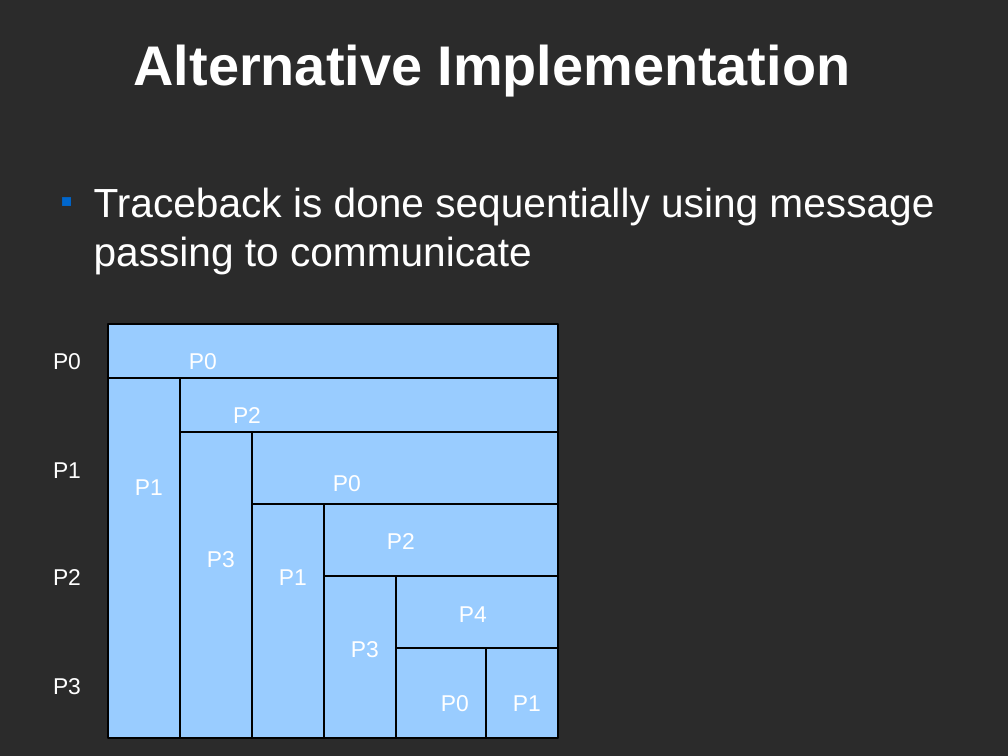
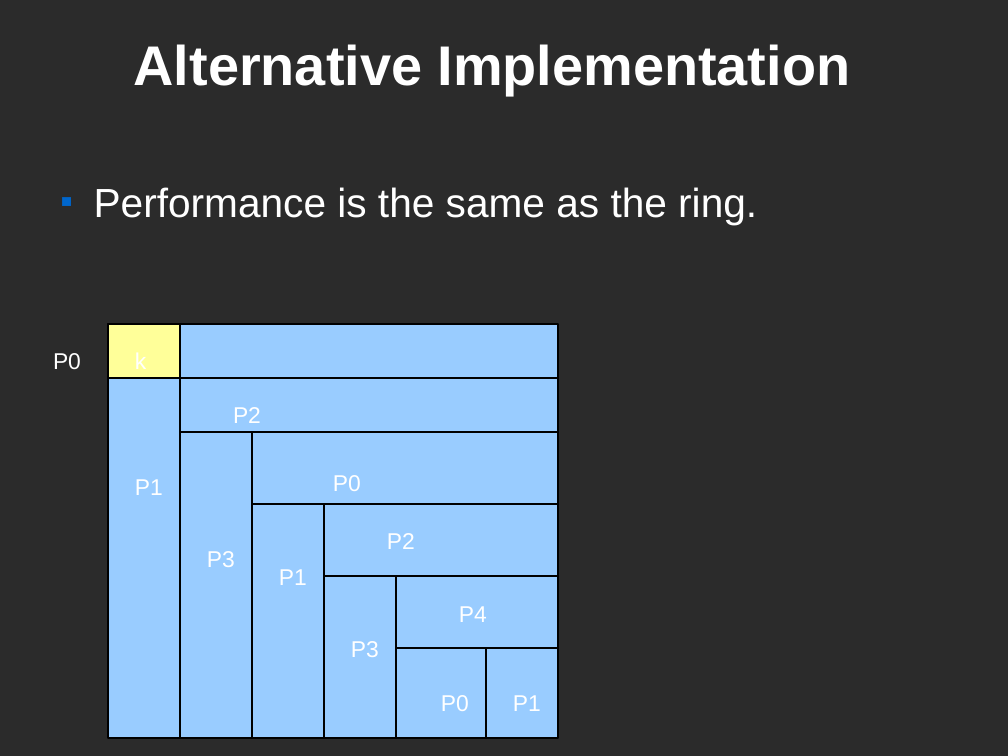
Before and after one commit to kenglishhi/ics632, a slide deck: slide 14 of smith-waterman/docs/ics-632-kenglish-final-presentation.odp. Drawn at 1008x756 pixels with LibreOffice and Linux fonts; fonts in the diff are those of the drawing; background and template pictures are left out; a plain dark background stands for a picture behind light text. Boxes give left, top, right and bottom in pixels: in the first picture for what was removed or moved away, otherwise in the second. Text is boxed around its words. In the diff, an @@ line names an element or a change of style, - is before the commit and + after.

Commit message:
Change so the my presentation

```diff
--- a/smith-waterman/docs/ics-632-kenglish-final-presentation.odp
+++ b/smith-waterman/docs/ics-632-kenglish-final-presentation.odp
@@ text at [94, 187, 757, 225]: text changed @@
-■ Traceback is done sequentially using message passing to communicate
+■ Performance is the same as the ring.
@@ rectangle added at [108, 324, 180, 378], fill #FFFF99, outline #000000 1.45 pt @@
@@ text added at [126, 342, 155, 377], 18 pt, text #FFFFFF @@
+k
@@ text removed at [189, 353, 217, 369] @@
-P0
@@ text removed at [53, 462, 81, 478] @@
-P1
@@ text removed at [53, 569, 81, 585] @@
-P2
@@ text removed at [53, 678, 81, 695] @@
-P3
```
Also in this commit, not shown: 2 other slides changed, 5 slides added.
